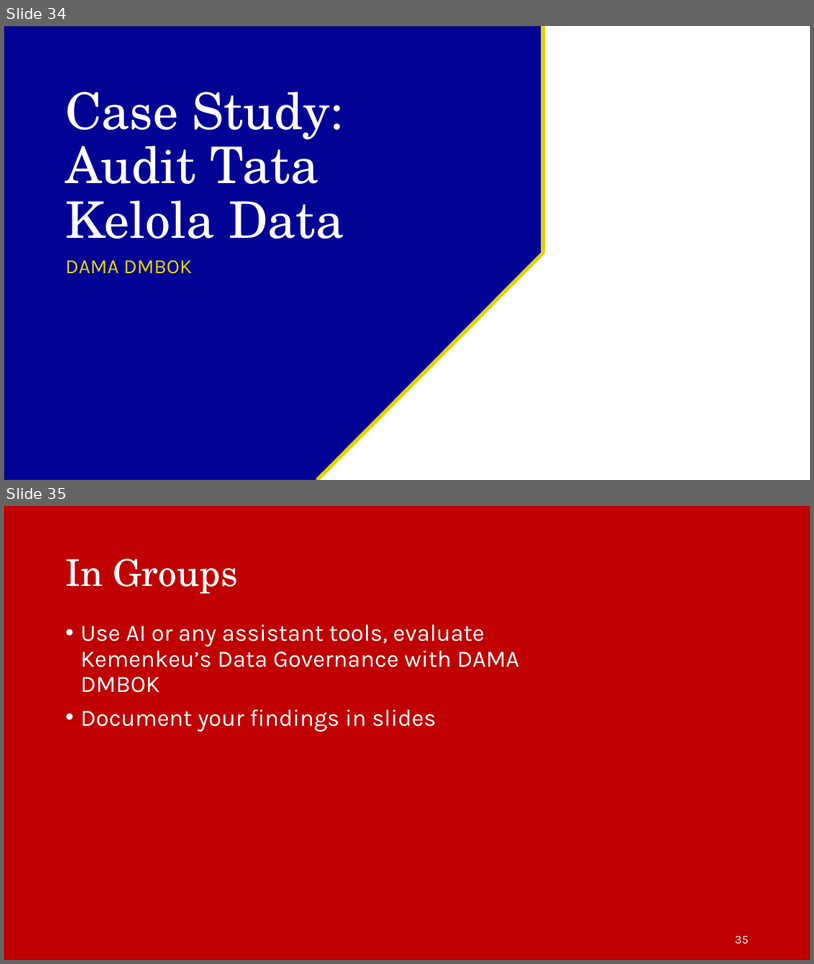
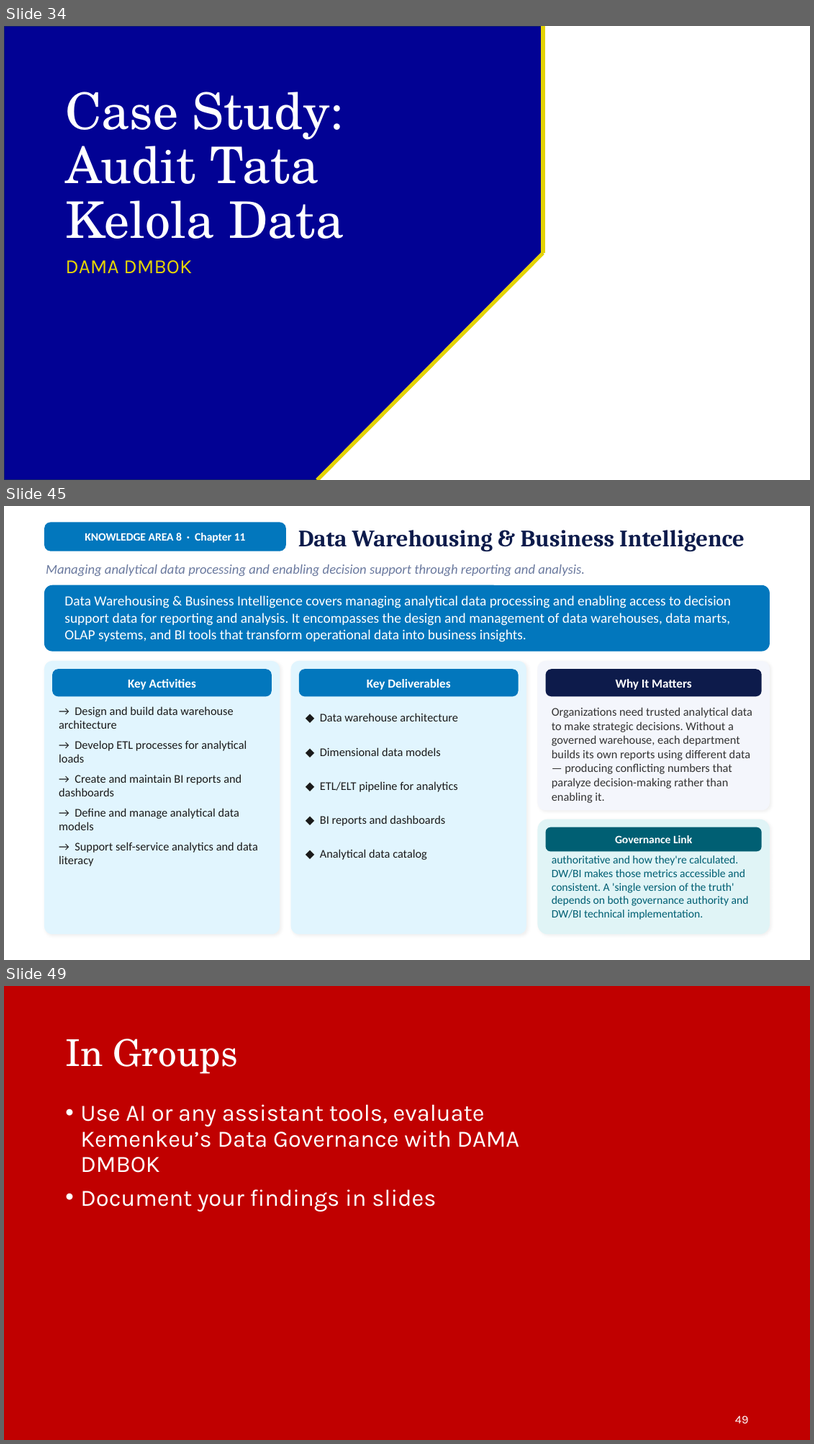
Before and after one commit to irfanradarma/Audit-SI, a slide deck: Slides/2026/06 - GTAG.pptx. Shown one above the other, each under a label of ours: slides 34 and 35 before the commit, slides 34, 45 and 49 after it; the slides between them are not shown. The pictures are 814x964 and 814x1444 pixels, drawn with LibreOffice and Linux fonts; fonts in the diff are those of the drawing; background and template pictures are left out. Boxes give left, top, right and bottom in pixels: in the first picture for what was removed or moved away, otherwise in the second. Text is boxed around its words. In the diff, an @@ line names an element or a change of style, - is before the commit and + after.

```diff
--- a/Slides/2026/06 - GTAG.pptx
+++ b/Slides/2026/06 - GTAG.pptx
@@ slide 45 added at bbox=[4, 506, 810, 960], background #FFFFFF @@
@@ rounded rectangle added at bbox=[44, 523, 286, 551], fill #0277BD @@
@@ text added at bbox=[85, 533, 246, 543], 13.3 pt, text #FFFFFF, bold @@
+KNOWLEDGE AREA 8 · Chapter 11
@@ text added at bbox=[298, 530, 745, 551], 28 pt, text #0D1B4B, bold @@
+Data Warehousing & Business Intelligence
@@ text added at bbox=[46, 564, 585, 576], 16 pt, text #6B7A9F, italic @@
+Managing analytical data processing and enabling decision support through reporting and analysis.
@@ rounded rectangle added at bbox=[44, 585, 771, 651], fill #0277BD @@
@@ text added at bbox=[64, 595, 731, 642], 16.7 pt, text #FFFFFF @@
+Data Warehousing & Business Intelligence covers managing analytical data processing and enabling access to decision support data for reporting and analysis. It encompasses the design and management of data warehouses, data marts, OLAP systems, and BI tools that transform operational data into business insights.
@@ rounded rectangle added at bbox=[44, 661, 280, 934], fill #E1F5FE @@
@@ rounded rectangle added at bbox=[52, 669, 272, 696], fill #0277BD @@
@@ rounded rectangle added at bbox=[291, 661, 527, 934], fill #E1F5FE @@
@@ rounded rectangle added at bbox=[299, 669, 519, 696], fill #0277BD @@
@@ rounded rectangle added at bbox=[538, 661, 771, 811], fill #F4F6FC @@
@@ rounded rectangle added at bbox=[546, 669, 762, 696], fill #0D1B4B @@
@@ text added at bbox=[128, 679, 196, 690], 14.7 pt, text #FFFFFF, bold @@
+Key Activities
@@ text added at bbox=[367, 679, 450, 690], 14.7 pt, text #FFFFFF, bold @@
+Key Deliverables
@@ text added at bbox=[616, 679, 692, 690], 14.7 pt, text #FFFFFF, bold @@
+Why It Matters
@@ text added at bbox=[59, 706, 233, 728], 14 pt, text #1A1A1A @@
+→ Design and build data warehouse architecture
@@ text added at bbox=[320, 713, 458, 721], 14 pt, text #1A1A1A @@
+◆ Data warehouse architecture
@@ text added at bbox=[552, 707, 753, 803], 14 pt, text #333333 @@
+Organizations need trusted analytical data to make strategic decisions. Without a governed warehouse, each department builds its own reports using different data — producing conflicting numbers that paralyze decision-making rather than enabling it.
@@ text added at bbox=[59, 740, 247, 762], 14 pt, text #1A1A1A @@
+→ Develop ETL processes for analytical loads
@@ text added at bbox=[320, 747, 441, 756], 14 pt, text #1A1A1A @@
+◆ Dimensional data models
@@ text added at bbox=[59, 774, 242, 796], 14 pt, text #1A1A1A @@
+→ Create and maintain BI reports and dashboards
@@ text added at bbox=[320, 781, 458, 792], 14 pt, text #1A1A1A @@
+◆ ETL/ELT pipeline for analytics
@@ text added at bbox=[59, 808, 239, 830], 14 pt, text #1A1A1A @@
+→ Define and manage analytical data models
@@ text added at bbox=[320, 815, 445, 826], 14 pt, text #1A1A1A @@
+◆ BI reports and dashboards
@@ rounded rectangle added at bbox=[538, 818, 771, 934], fill #E0F4F6 @@
@@ rounded rectangle added at bbox=[546, 827, 762, 852], fill #005F73 @@
@@ text added at bbox=[59, 842, 257, 866], 14 pt, text #1A1A1A @@
+→ Support self-service analytics and data literacy
@@ text added at bbox=[320, 849, 427, 860], 14 pt, text #1A1A1A @@
+◆ Analytical data catalog
@@ text added at bbox=[552, 840, 749, 919], 13.3 pt, text #005F73 @@
+Governance defines which metrics are authoritative and how they're calculated. DW/BI makes those metrics accessible and consistent. A 'single version of the truth' depends on both governance authority and DW/BI technical implementation.
@@ text added at bbox=[615, 835, 692, 843], 13.3 pt, text #FFFFFF, bold @@
+Governance Link
@@ what was slide 35 is now slide 49 @@
@@ page number at bbox=[736, 1415, 749, 1423]: text changed @@
-35
+49
```
Also in this commit, not shown: 13 other slides added.
